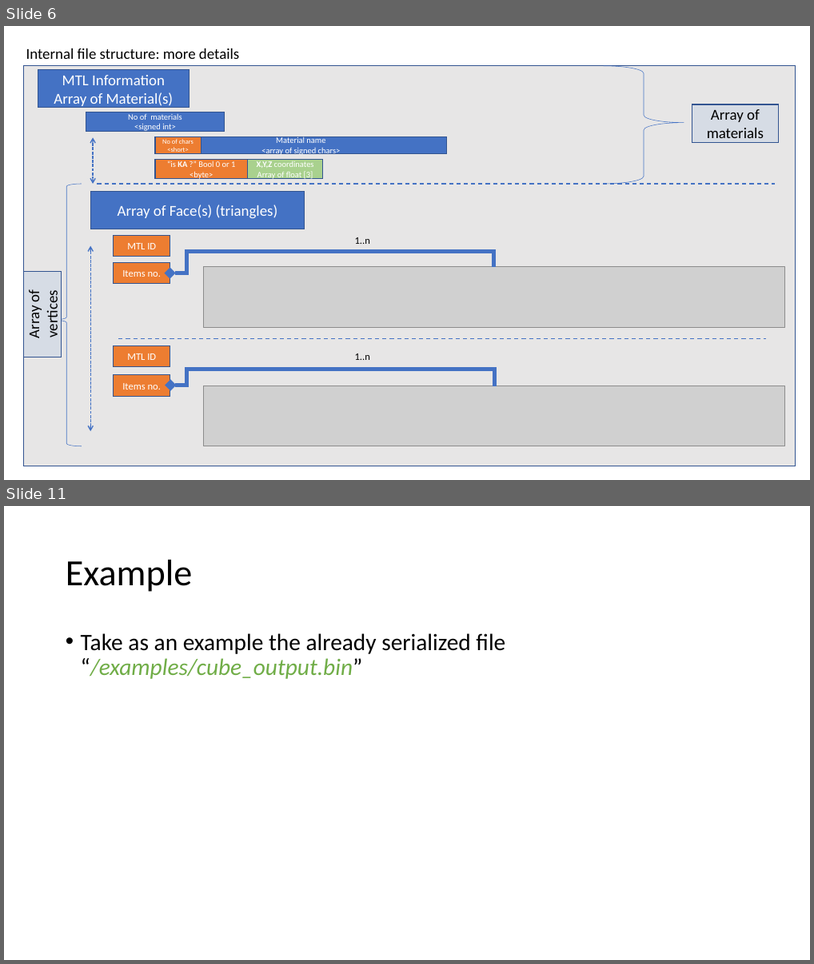
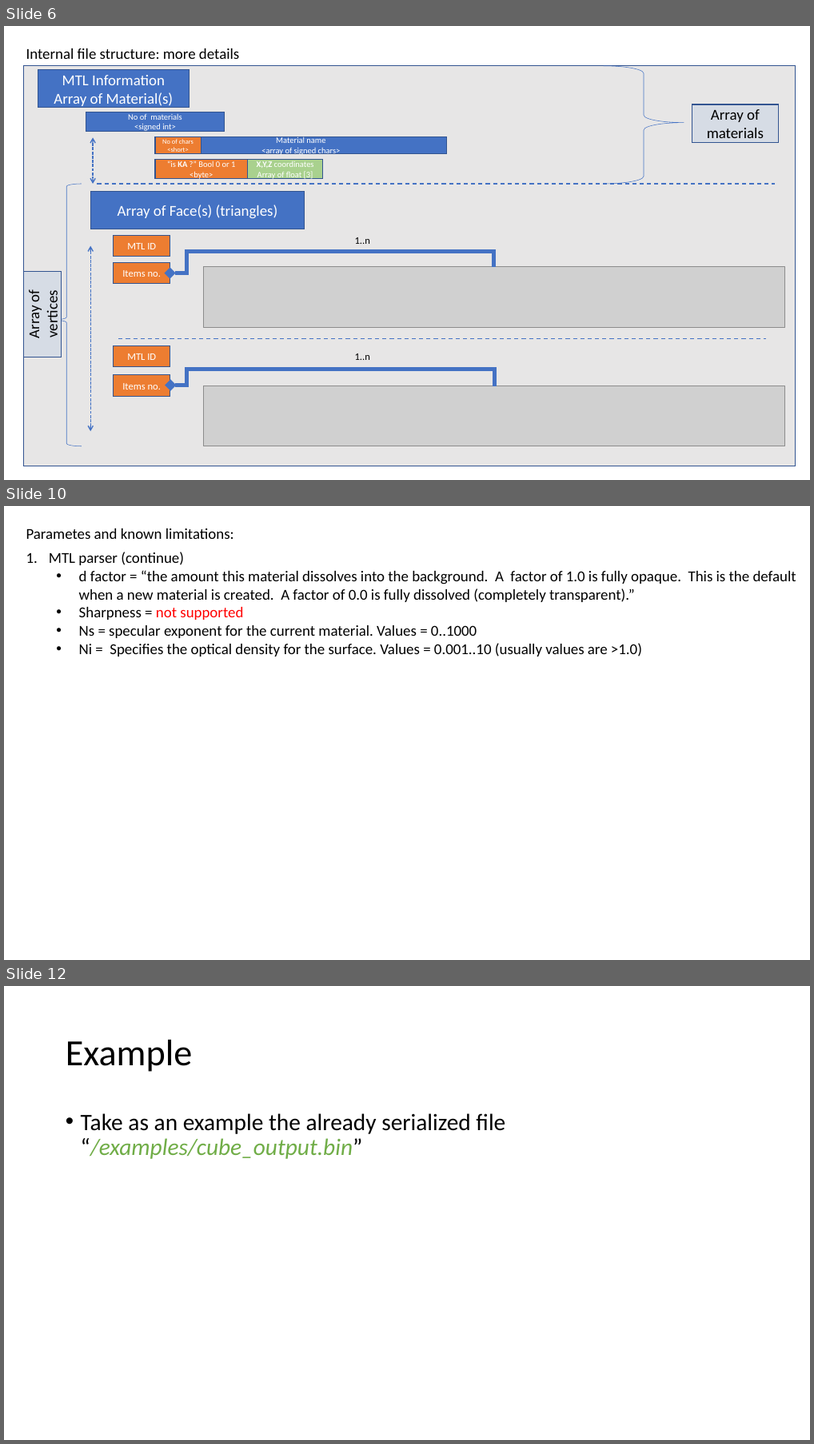
Before and after one commit to george2209/WavefrontOBJSerializer, a slide deck: docs/OBJ to binary structure_20210611_V1.1.pptx. Shown one above the other, each under a label of ours: slides 6 and 11 before the commit, slides 6, 10 and 12 after it; the slides between them are not shown. The pictures are 814x964 and 814x1444 pixels, drawn with LibreOffice and Linux fonts; fonts in the diff are those of the drawing; grey boxes stand for pictures. Boxes give left, top, right and bottom in pixels: in the first picture for what was removed or moved away, otherwise in the second. Text is boxed around its words. In the diff, an @@ line names an element or a change of style, - is before the commit and + after.

```diff
--- a/docs/OBJ to binary structure_20210611_V1.1.pptx
+++ b/docs/OBJ to binary structure_20210611_V1.1.pptx
@@ slide 10 added at (x1=4, y1=506, x2=810, y2=960), background #FFFFFF @@
@@ text added at (x1=26, y1=528, x2=234, y2=539), 18 pt, text #000000 @@
+Parametes and known limitations:
@@ text added at (x1=49, y1=552, x2=797, y2=656), 18 pt, text #000000 @@
+1. MTL parser (continue)
+  • d factor = “the amount this material dissolves into the background. A factor of 1.0 is fully opaque. This is the default when a new material is created. A factor of 0.0 is fully dissolved (completely transparent).”
+  • Sharpness = not supported
+  • Ns = specular exponent for the current material. Values = 0..1000
+  • Ni = Specifies the optical density for the surface. Values = 0.001..10 (usually values are >1.0)
@@ what was slide 11 is now slide 12 @@
```
Also in this commit, not shown: 4 slides changed, 1 other slide added, 1 slide removed, 14 other files.
